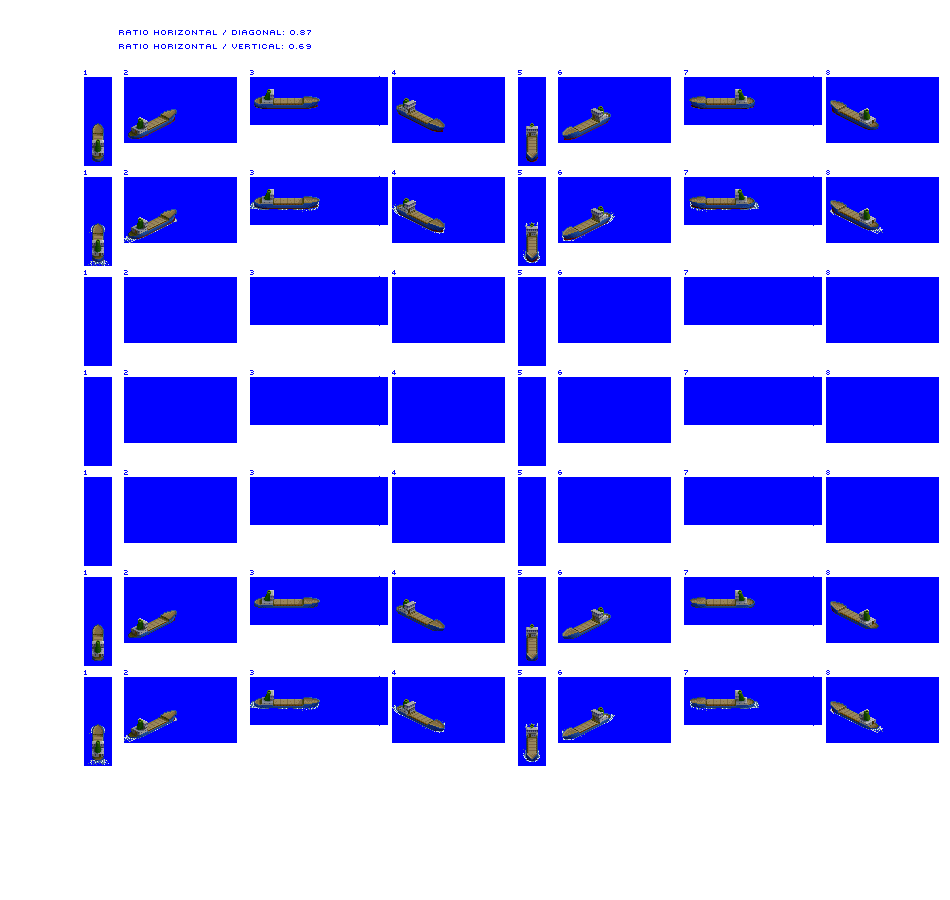
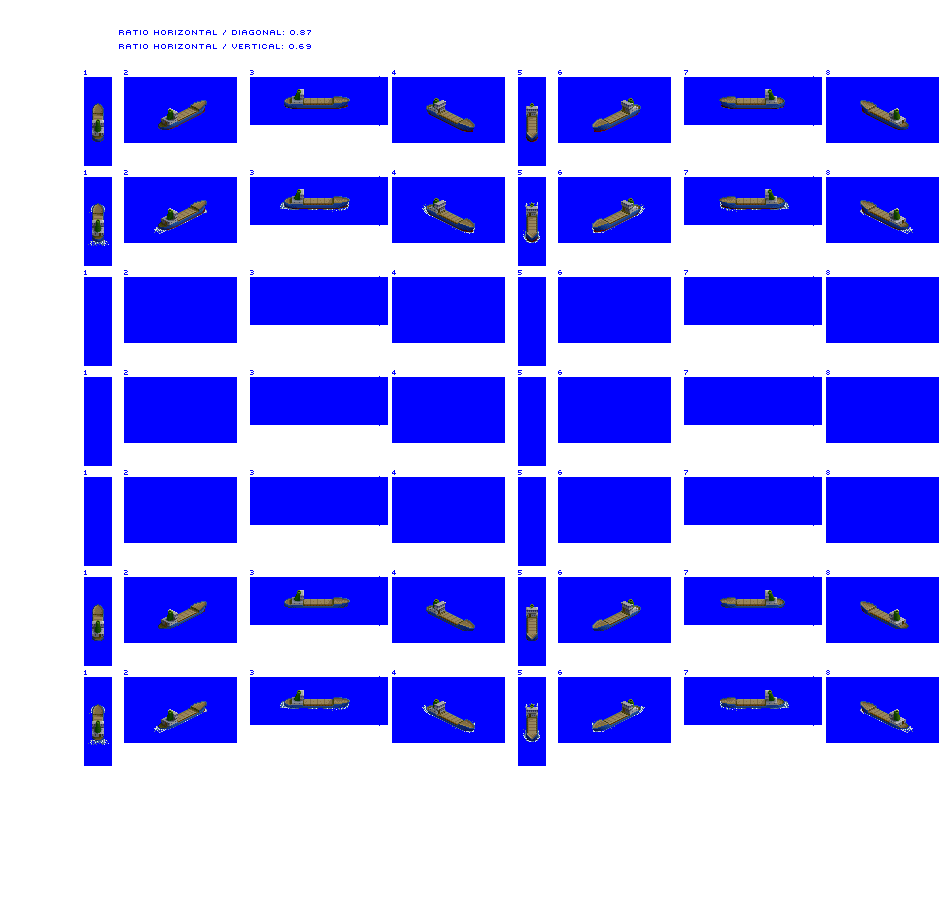
Layer changes from the first 950 × 900 image to the second:
painted on "Hatch covers" over left=93, top=98, right=890, bottom=753
painted on "Trader unloaded" over left=92, top=89, right=909, bottom=262
painted on "Trader loaded" over left=92, top=590, right=909, bottom=761
painted on "prop / bow wash" over left=88, top=202, right=913, bottom=765
